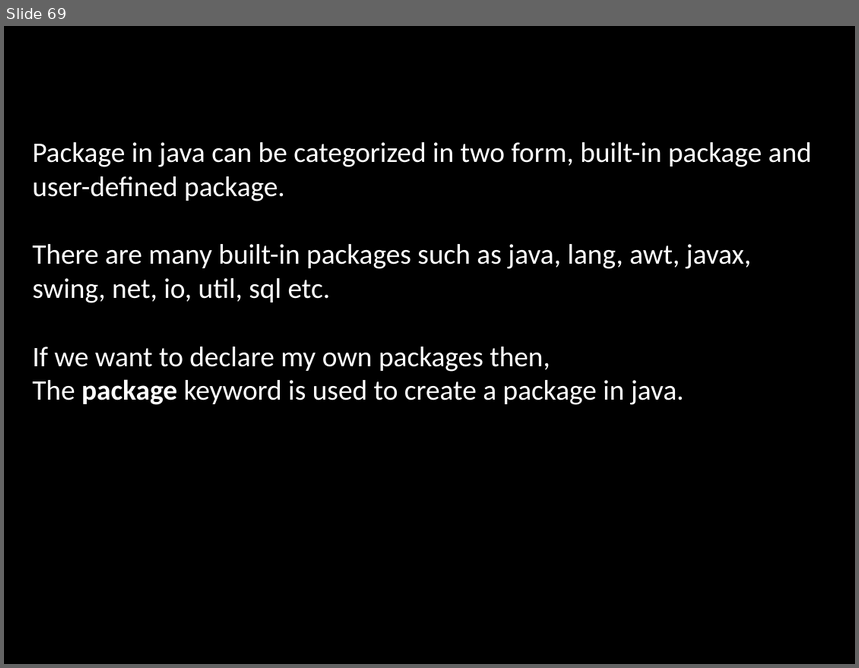
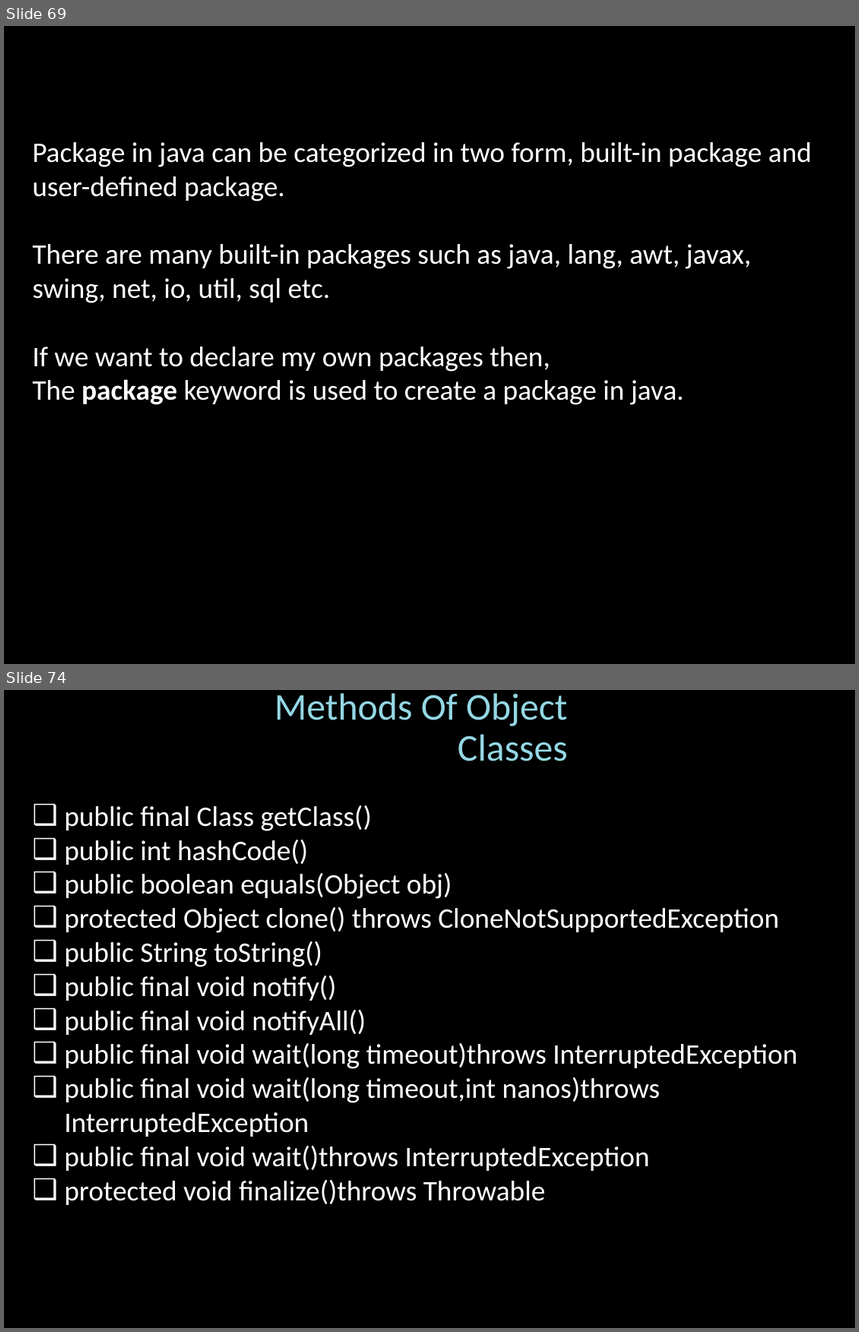
Before and after one commit to shubh1407/JavaTutorials, a slide deck: java_ppt.pptx. Shown one above the other, each under a label of ours: slide 69 before the commit, slides 69 and 74 after it; the slides between them are not shown. The pictures are 859x668 and 859x1332 pixels, drawn with LibreOffice and Linux fonts; fonts in the diff are those of the drawing; background and template pictures are left out. Boxes give left, top, right and bottom in pixels: in the first picture for what was removed or moved away, otherwise in the second. Text is boxed around its words. In the diff, an @@ line names an element or a change of style, - is before the commit and + after.

```diff
--- a/java_ppt.pptx
+++ b/java_ppt.pptx
@@ slide 74 added at box(4, 690, 855, 1328), background picture (left out) @@
@@ subtitle added at box(275, 693, 568, 761), 32 pt, text gradient #9FDBE7 to #94D7E4 to #BFE7EF to #FFFFFF @@
+Methods Of Object Classes
@@ text added at box(64, 806, 797, 1205), 24 pt, text #FFFFFF @@
+❑ public final Class getClass()
+❑ public int hashCode()
+❑ public boolean equals(Object obj)
+❑ protected Object clone() throws CloneNotSupportedException
+❑ public String toString()
+❑ public final void notify()
+❑ public final void notifyAll()
+❑ public final void wait(long timeout)throws InterruptedException
+❑ public final void wait(long timeout,int nanos)throws InterruptedException
+❑ public final void wait()throws InterruptedException
+❑ protected void finalize()throws Throwable
```
Also in this commit, not shown: 11 slides changed, 65 other slides added, 29 other files.
